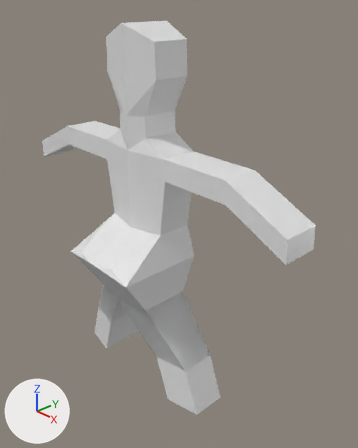
An edit to the Blender file Data/Blender/character.blend, drawn before and after from the same camera.
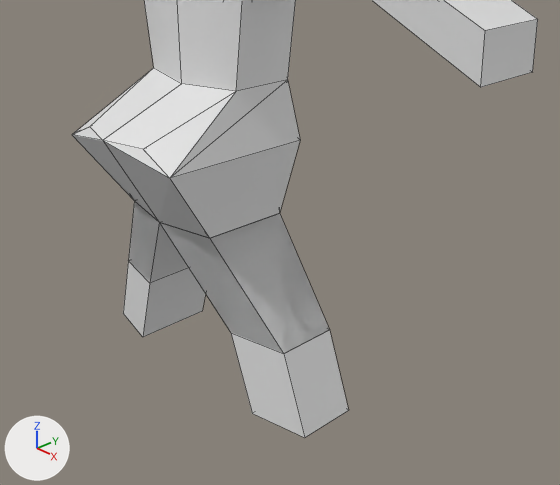
There are two pictures of each version: one whole from a 50 mm camera at (9.81, -7.77, 6.25) aimed at (0.91, 0.5, 0.5), one close up from a 50 mm camera at (9.24, -7.08, 3.23) aimed at (1.73, -0.1, -1.63). The lights are fixed; the arrows at lower left show +X, +Y and +Z. The close-ups show mesh edges as thin lines.
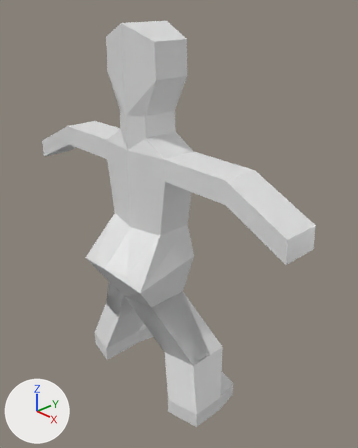
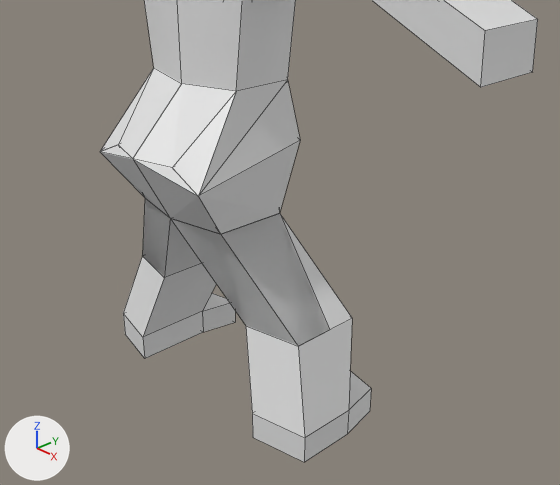
Commit message: updated character.blend a wee-bit more

Patch to the scene script:
```diff
--- a/Data/Blender/character.blend.py
+++ b/Data/Blender/character.blend.py
@@ me_cube @@
 # used by ob_cube; location = (0.24, 0.0, 0.0)
-me_cube.from_pydata(...)  # 126 vertices, 101 faces, 6 loose edges; spans x 0.0..4.77, y -1.98..0.72, z -4.37..5.56
+me_cube.from_pydata(...)  # 134 vertices, 109 faces, 6 loose edges; spans x 0.0..4.77, y -1.54..1.34, z -4.84..5.56
+# me_cube part 1
+# 1 face is deleted
+# 8 vertices in x 0.0..0.97, y -1.18..-0.98, z -1.46 move by (0.0, 0.2, 0.0)
+# 6 vertices in x 0.68..1.24, y -1.78, z -0.26..-0.01 move by (0.0, 0.43, -0.37)
+# 4 vertices in x 0.0, y -1.98, z -0.01 move by (0.0, 0.44, -0.37)
+# 6 vertices move from x 1.08..2.05, y -0.74..0.61, z -3.08 to x 1.08..2.05, y -0.45..1.12, z -3.08
+# 8 vertices are added at x 1.37..2.48, y -0.71..1.34, z -4.84..-4.37
+# 9 new faces join them
 me_cube.materials.append(mat_material)
```

Pixel boxes [x1, y1, x2, y2] of what changed, in the close-ups (560 x 485 px):
'Cube', reshaped
    before: [72, 0, 538, 438]
    after: [100, 0, 538, 462]
part 1 of me_cube, built on
    before: [72, 68, 348, 438]
    after: [100, 68, 371, 462]
